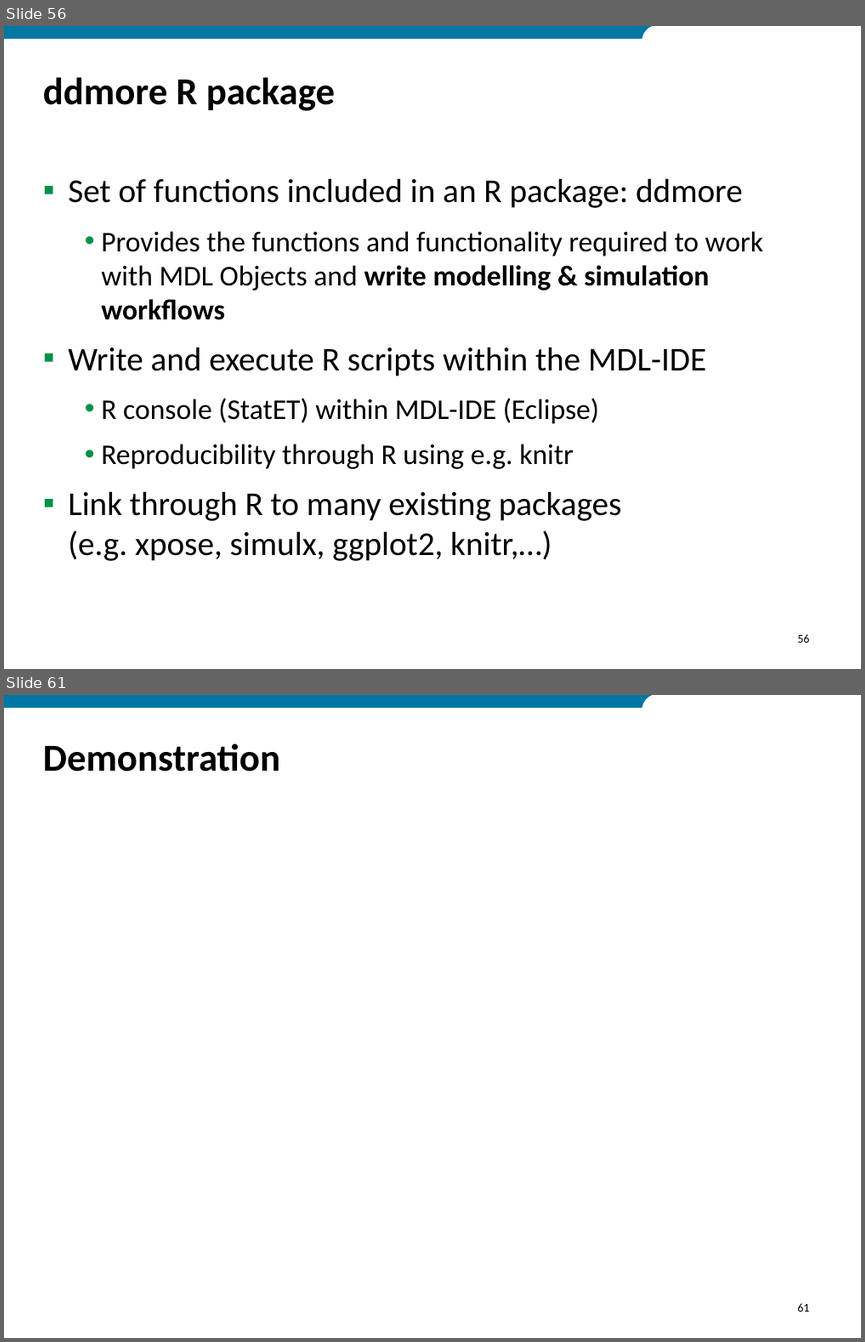
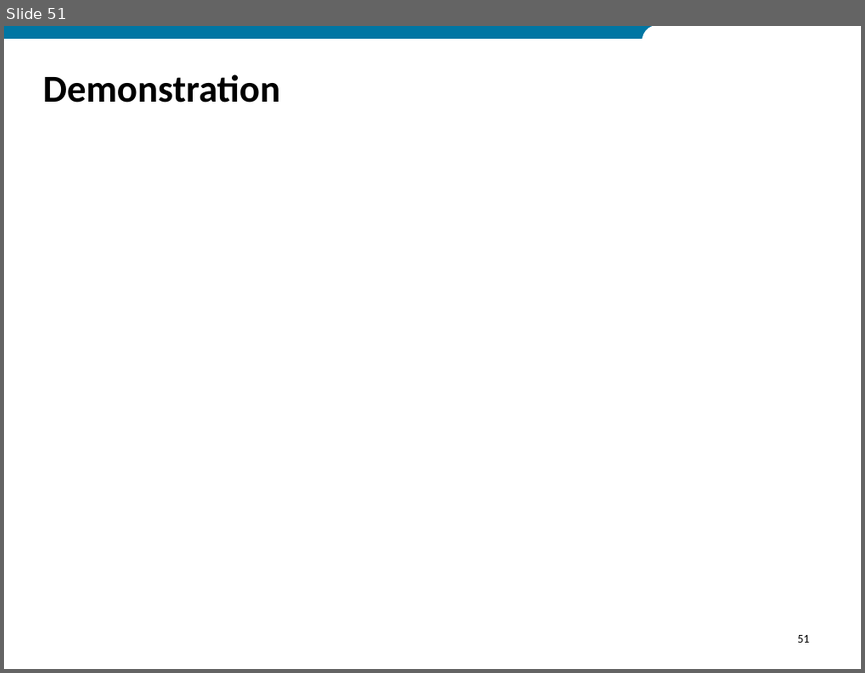
Before and after one commit to ModelDefinitionLanguage/MDLExamples, a slide deck: MDL_Tutorial_2018.pptx. Shown one above the other, each under a label of ours: slides 56 and 61 before the commit, slide 51 after it; the slides between them are not shown. The pictures are 865x1342 and 865x673 pixels, drawn with LibreOffice and Linux fonts; fonts in the diff are those of the drawing; background and template pictures are left out. Boxes give left, top, right and bottom in pixels: in the first picture for what was removed or moved away, otherwise in the second. Text is boxed around its words. In the diff, an @@ line names an element or a change of style, - is before the commit and + after.

```diff
--- a/MDL_Tutorial_2018.pptx
+++ b/MDL_Tutorial_2018.pptx
@@ slide 56 removed at [4,26,861,669], background #FFFFFF; not listed: 2 template elements that a slide beside it also shows @@
@@ title removed at [43,77,335,111] @@
-ddmore R package
@@ text removed at [68,178,763,561] @@
-▪ Set of functions included in an R package: ddmore
-  • Provides the functions and functionality required to work with MDL Objects and write modelling & simulation workflows
-▪ Write and execute R scripts within the MDL-IDE
-  • R console (StatET) within MDL-IDE (Eclipse)
-  • Reproducibility through R using e.g. knitr
-▪ Link through R to many existing packages
-  (e.g. xpose, simulx, ggplot2, knitr,…)
@@ page number removed at [797,634,809,642] @@
-56
@@ what was slide 61 is now slide 51 @@
@@ page number at [797,635,809,642]: text changed @@
-61
+51
```
Also in this commit, not shown: 7 slides changed, 11 slides added, 20 other slides removed, 21 other files.
